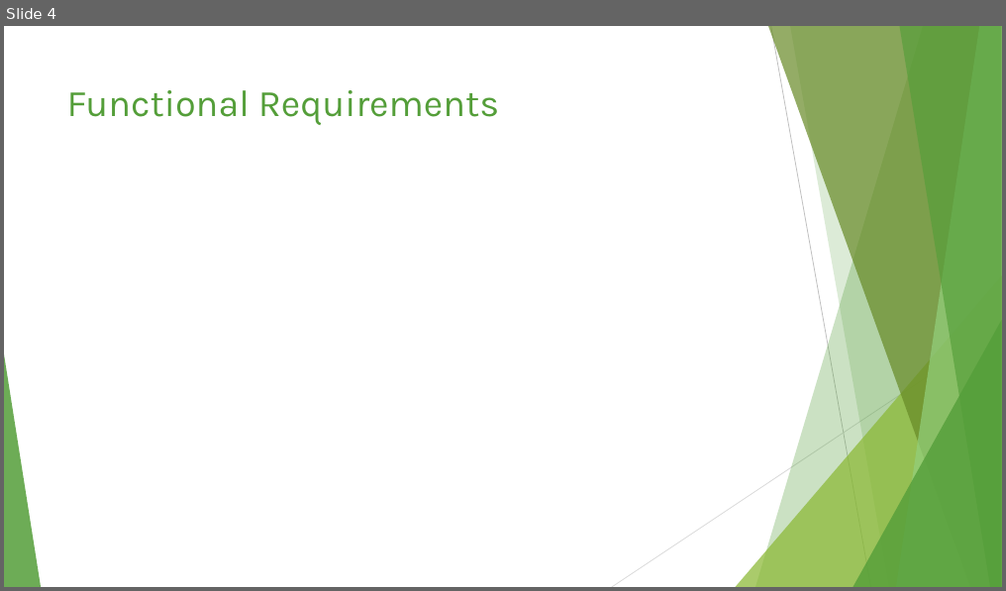
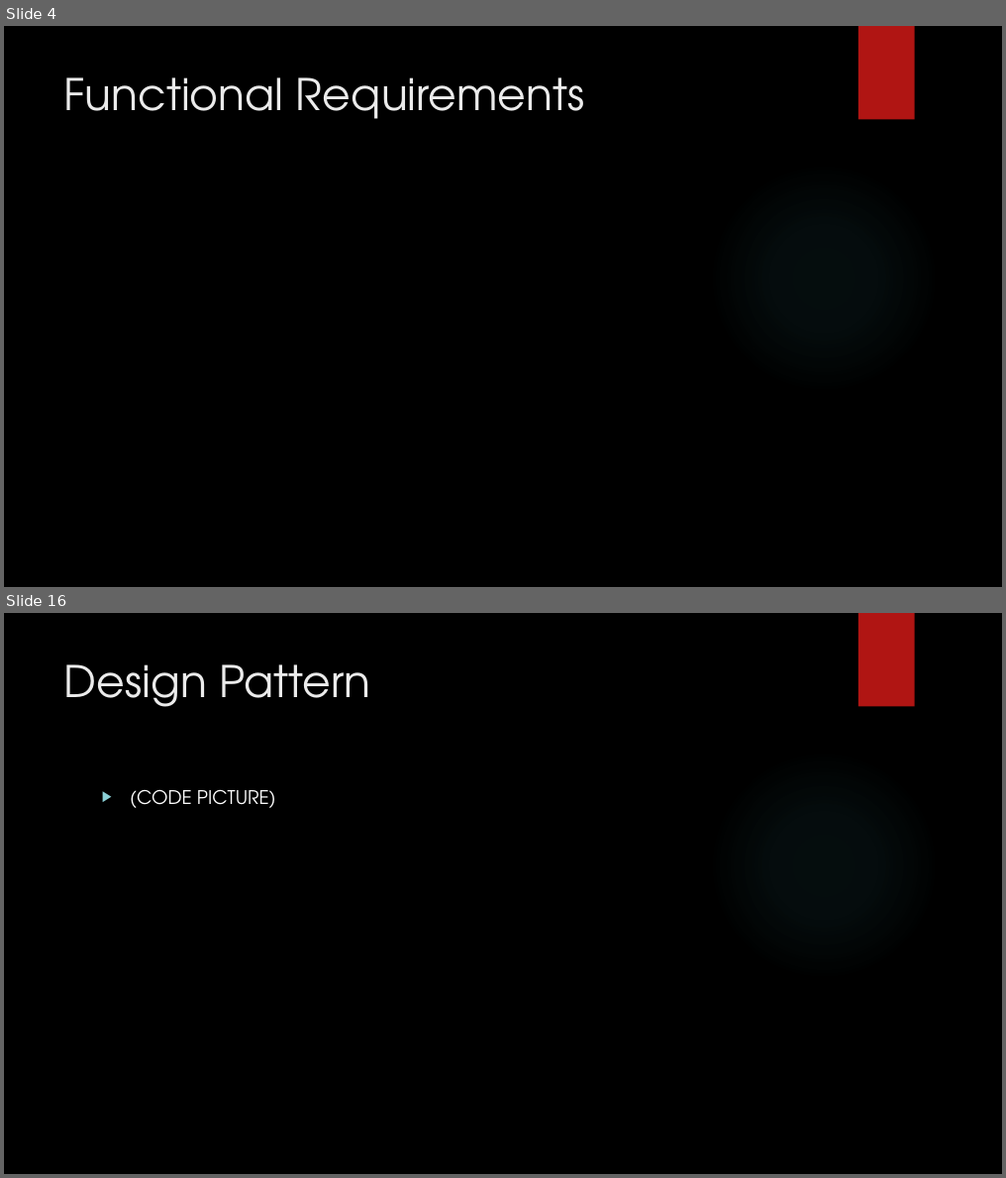
Before and after one commit to jmp808/Go4Food, a slide deck: Documents/Go4Food.pptx. Shown one above the other, each under a label of ours: slide 4 before the commit, slides 4 and 16 after it; the slides between them are not shown. The pictures are 1006x591 and 1006x1178 pixels, drawn with LibreOffice and Linux fonts; fonts in the diff are those of the drawing; background and template pictures are left out. Boxes give left, top, right and bottom in pixels: in the first picture for what was removed or moved away, otherwise in the second. Text is boxed around its words. In the diff, an @@ line names an element or a change of style, - is before the commit and + after.

```diff
--- a/Documents/Go4Food.pptx
+++ b/Documents/Go4Food.pptx
@@ slide 16 added at bbox=[4, 613, 1002, 1174], background picture (left out); not listed: 2 template elements that a slide beside it also shows @@
@@ title added at bbox=[64, 664, 370, 707], 42 pt, text #EBEBEB @@
+Design Pattern
@@ text added at bbox=[130, 789, 276, 808], 18 pt, text #FFFFFF @@
+▶ (CODE PICTURE)
@@ slide 4 changed as well @@
@@ background #FFFFFF to picture (left out) @@
@@ rectangle added at bbox=[858, 26, 915, 120], fill #B01513 @@
@@ title "Functional Requirements": place and size @@
-title "Functional Requirements" at bbox=[67, 90, 499, 125]
+title "Functional Requirements" at bbox=[64, 77, 584, 119]
@@ title "Functional Requirements" at bbox=[64, 77, 584, 119]: size 36 to 42 pt, font Karla to TeX Gyre Adventor, text colour #549E39 to #EBEBEB @@
@@ ellipse added at bbox=[709, 163, 939, 393], fill gradient #50B9C1 @@
@@ group removed at bbox=[4, 26, 1002, 587]: 5 freeform shapes, 3 triangles, 2 lines @@
```
Also in this commit, not shown: 4 other slides changed, 12 other slides added, 5 slides removed, 3 other files.
